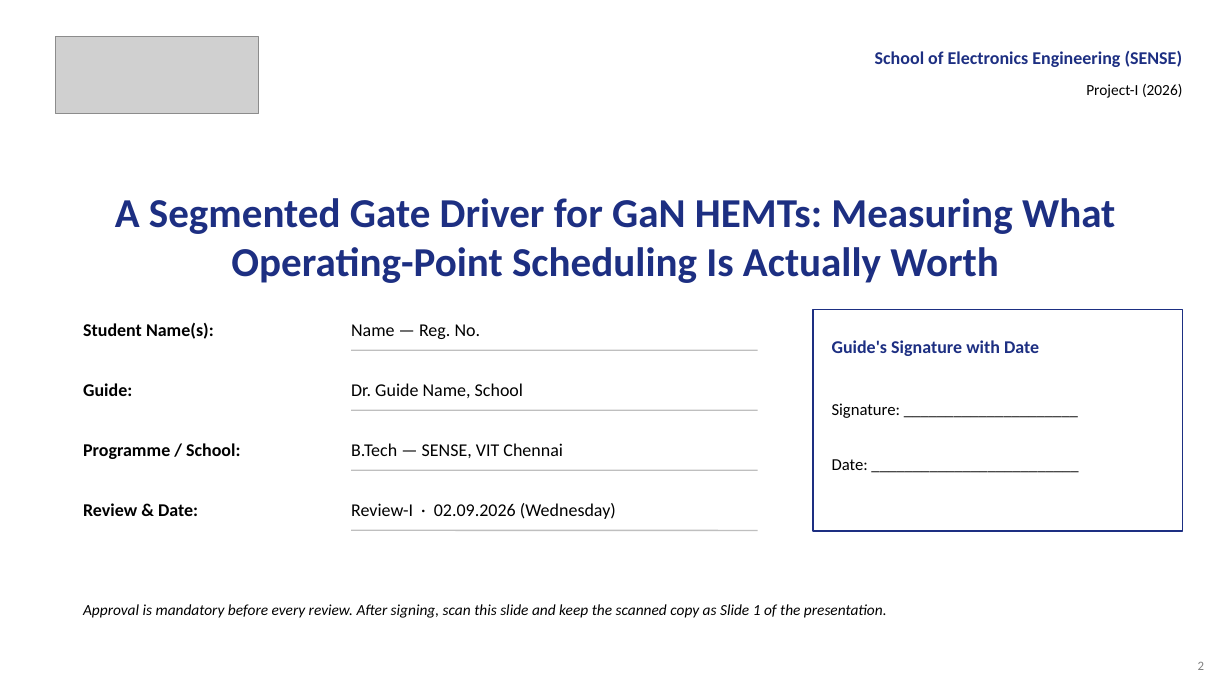
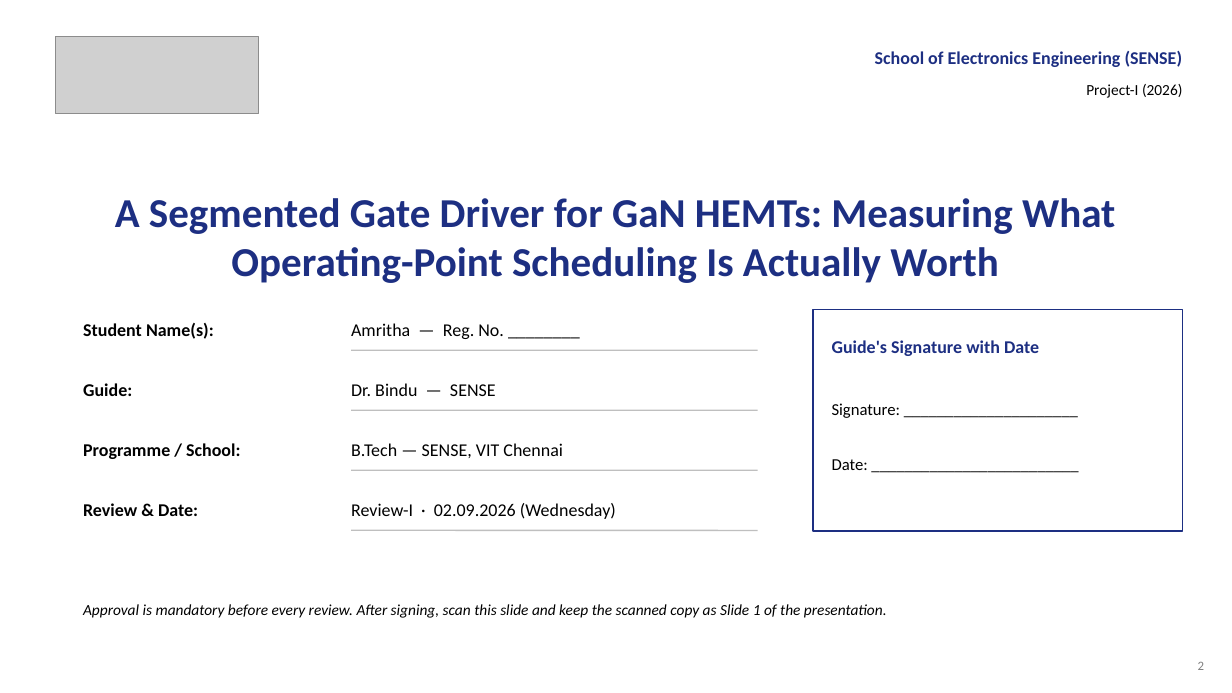
Before and after one commit to Amritha902/gan-driver, a slide deck: slide 2 of review/Review1_GaN_Segmented_Gate_Driver.pptx. Drawn at 1232x693 pixels with LibreOffice and Linux fonts; fonts in the diff are those of the drawing; grey boxes stand for pictures. Boxes give left, top, right and bottom in pixels: in the first picture for what was removed or moved away, otherwise in the second. Text is boxed around its words. In the diff, an @@ line names an element or a change of style, - is before the commit and + after.

```diff
--- a/review/Review1_GaN_Segmented_Gate_Driver.pptx
+++ b/review/Review1_GaN_Segmented_Gate_Driver.pptx
@@ text at bbox=[351, 323, 504, 339]: text changed @@
-Name — Reg. No.
+Amritha — Reg. No. ________
@@ text at bbox=[351, 383, 496, 396]: text changed @@
-Dr. Guide Name, School
+Dr. Bindu — SENSE
```
Also in this commit, not shown: 6 other slides changed, 2 slides added, 7 other files.
